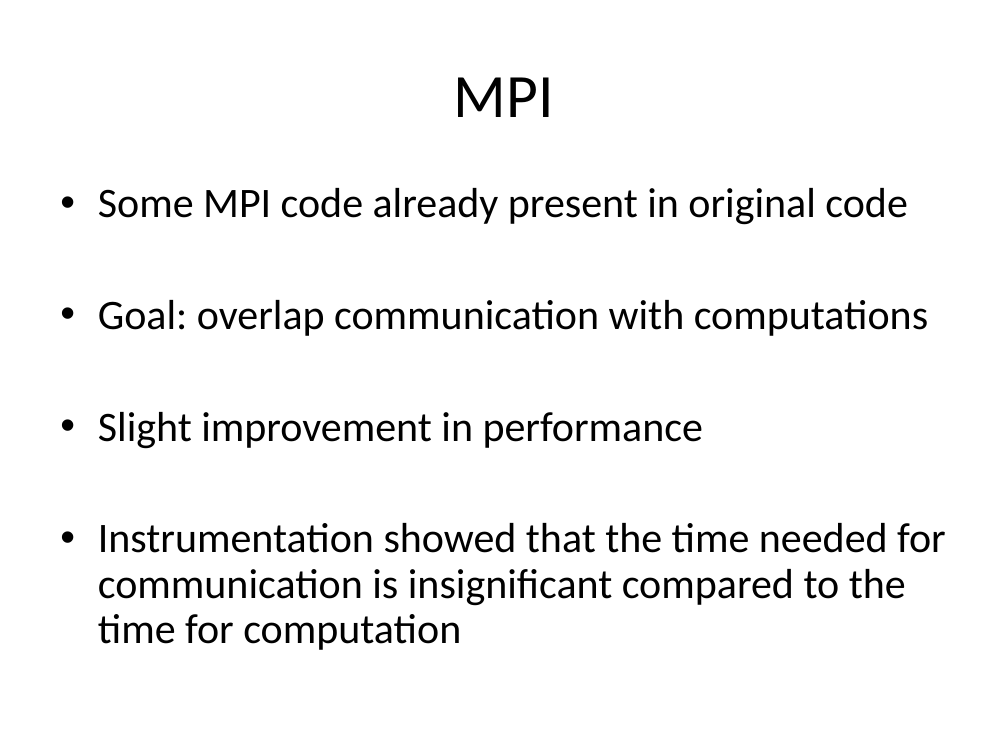
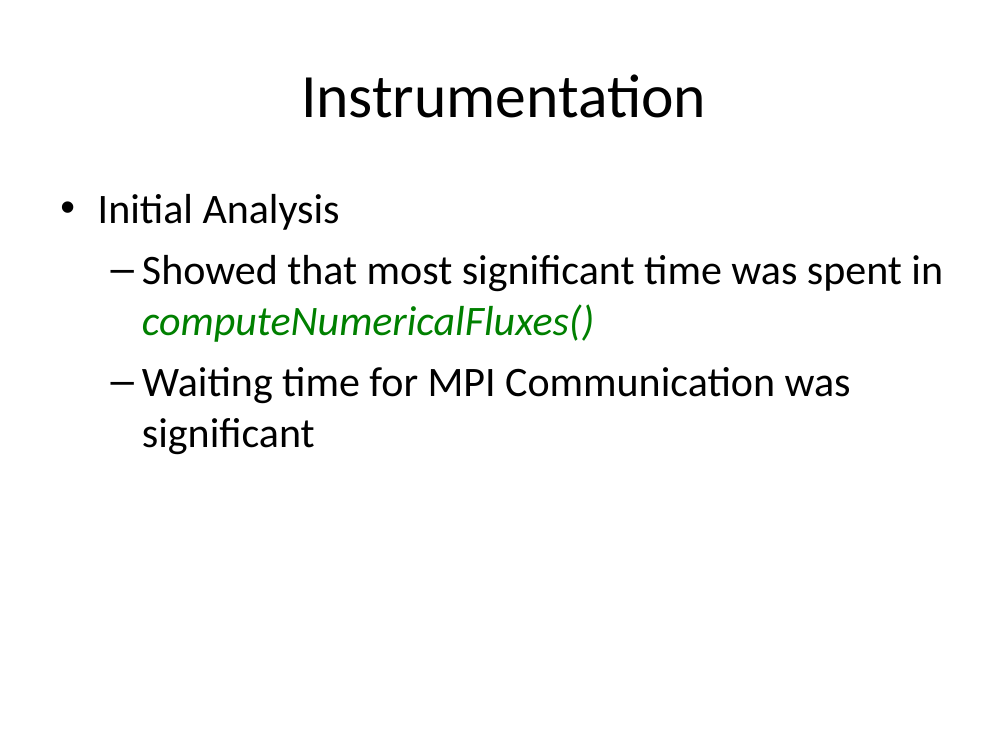
Before and after one commit to gauravk-in/hpc-lab-ws13, a slide deck: slide 4 of Project/FinalPresentaion/Presentation.ppt (slide 8 before the commit). Drawn at 1008x756 pixels with LibreOffice and Linux fonts; fonts in the diff are those of the drawing. Boxes give left, top, right and bottom in pixels: in the first picture for what was removed or moved away, otherwise in the second. Text is boxed around its words. In the diff, an @@ line names an element or a change of style, - is before the commit and + after.

```diff
--- a/Project/FinalPresentaion/Presentation.ppt
+++ b/Project/FinalPresentaion/Presentation.ppt
@@ text at (x1=301, y1=74, x2=706, y2=118): text changed @@
-MPI
+Instrumentation
@@ text at (x1=98, y1=194, x2=943, y2=455): text changed @@
-• Some MPI code already present in original code
-• Goal: overlap communication with computations
-• Slight improvement in performance
-• Instrumentation showed that the time needed for communication is insignificant compared to the time for computation
+• Initial Analysis
+  – Showed that most significant time was spent in computeNumericalFluxes()
+  – Waiting time for MPI Communication was significant
```
Also in this commit, not shown: 3 other slides changed, 8 slides added, 3 slides removed, 1 other file.
